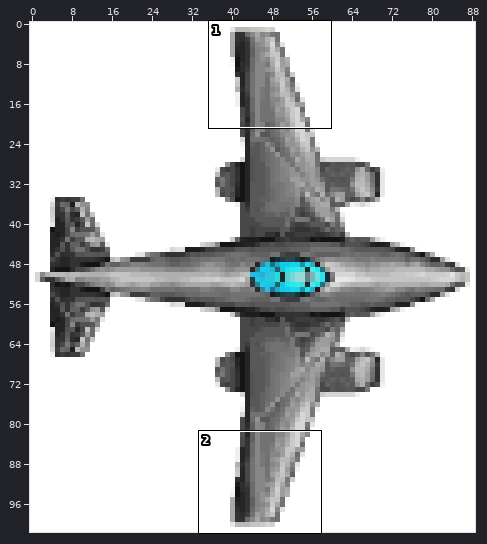
Sprite sheet, stored at assets/plane3.png. The first picture is a wide view before the edit; the outline marks the close-up.
Close-up. Before the edit:
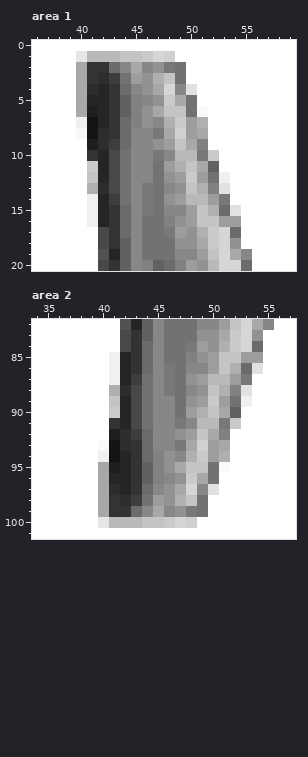
The file is 89x102 pixels. Colours within 5 levels of each other are drawn and written as one. Shown: area 1: x 36..59, y 0..20; area 2: x 34..57, y 82..101. The commit also changed other parts of the picture, which this record leaves out.
Once edited:
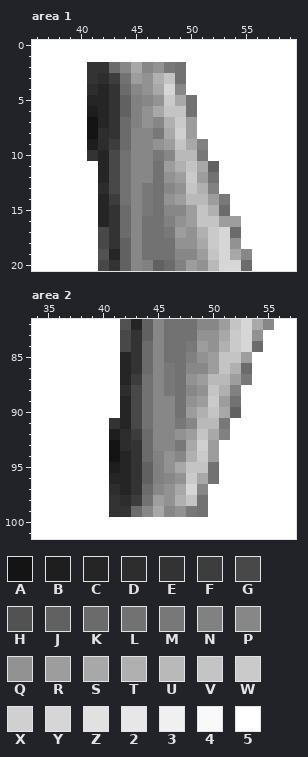
Palette (. is transparent): A #141414  B #1e1e1e  C #252525  D #2d2d2d  E #333333  F #3d3d3d  G #484848  H #525252  J #616161  K #6b6b6b  L #727272  M #787878  N #818181  P #878787  Q #929292  R #9d9d9d  S #a8a8a8  T #b0b0b0  U #b9b9b9  V #c4c4c4  W #cacaca  X #d0d0d0  Y #d6d6d6  Z #e1e1e1  2 #e7e7e7  3 #f0f0f0  4 #f9f9f9  5 #ffffff
The exact change:
Area 1:
Colour 2 gives way to colour 5 in row 1 at x 40.
Colour 3 gives way to colour 5 in row 7 at x 40; in row 12 at x 53; in rows 14 to 16 at x 41.
Colour 4 gives way to colour 5 in row 6 at x 51; in row 8 at x 40.
Colour S gives way to colour 5 in rows 2 to 6 at x 40; in row 8 at x 51.
Colour T gives way to colour 5 in row 7 at x 51; in row 13 at x 41.
Colour U gives way to colour 5 in row 1 at x 41 to 43.
Colour V gives way to colour 5 in row 1 at x 44 to 45; in row 12 at x 41.
Colour W gives way to colour 5 in row 1 at x 46; in row 10 at x 52; in row 11 at x 41.
Colour X gives way to colour 5 in row 1 at x 48.
Colour Y gives way to colour 5 in row 1 at x 47.
Colour Z gives way to colour 5 in row 4 at x 50; in row 13 at x 53; in row 15 at x 54.
Area 2:
Colour 2 gives way to colour 5 in row 100 at x 40.
Colour 3 gives way to colour 5 in rows 85 to 87 at x 41; in row 89 at x 53; in row 94 at x 40.
Colour 4 gives way to colour 5 in row 93 at x 40; in row 95 at x 51.
Colour R gives way to colour 5 in row 85 at x 54.
Colour S gives way to colour 5 in row 93 at x 51; in rows 95 to 99 at x 40.
Colour T gives way to colour 5 in row 88 at x 41; in row 94 at x 51.
Colour U gives way to colour 5 in row 100 at x 41 to 43.
Colour V gives way to colour 5 in row 89 at x 41; in row 100 at x 44 to 45.
Colour W gives way to colour 5 in row 90 at x 41; in row 91 at x 52; in row 100 at x 46.
Colour X gives way to colour 5 in row 100 at x 48.
Colour Y gives way to colour 5 in row 100 at x 47.
Colour Z gives way to colour 5 in row 86 at x 54; in row 88 at x 53; in row 97 at x 50.
